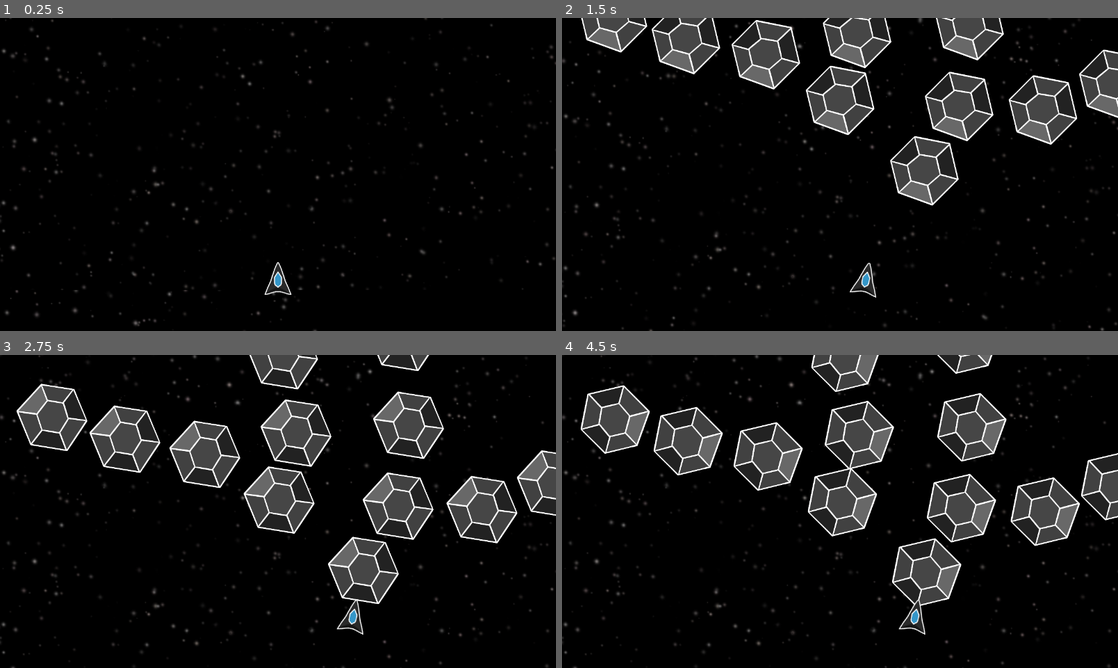
Above: before the commit, frames 1-4 (two rows, left to right).
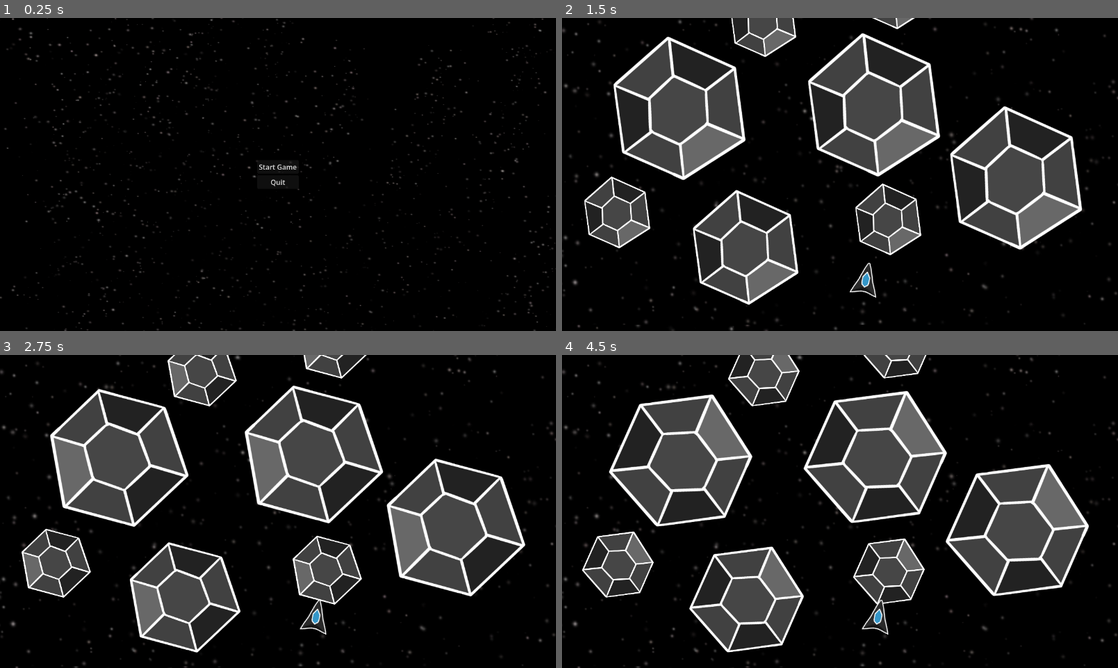
Above: after the commit, the same moments.

Repository: ANooby1890/space-shooter
Game: Godot game, scene res://scenes/main_menu.tscn
Two runs of this game, one before a commit and one after it. Both use one fixed random seed, a clock stepped at 60 frames per second and the inputs below. Before the commit the project starts from res://scenes/levels/level.tscn.
Inputs (mouse positions are in pixels of both pictures, inside the frame that each line leads up to):
- Up to frame 1 (0.25 s): no input
- Up to frame 2 (1.5 s): click (840, 168) at 0.5 s, where only the run after the commit has a clickable "Start Game"; hold D (right) from 1.28 s (still down)
- Up to frame 3 (2.75 s): release D (right) at 2.03 s; hold Left (left) from 2.03 s (still down)
- Up to frame 4 (4.5 s): release Left (left) at 2.78 s; hold D (right) 2.78-4.28 s; hold Left (left) from 4.28 s (still down)

The runs differ from the first frame. In frame 1, 2.6% of the frame differs, in the area x 0-100%, y 0-100%; in frame 2, 44%; in frame 3, 43%; in frame 4, 44%.

Commit message:
add main menu

Diff:
--- a/project.godot
+++ b/project.godot
@@ -11,7 +11,7 @@
 [application]
 
 config/name="New Game Project"
-run/main_scene="uid://dxon0mk8dgivo"
+run/main_scene="uid://2yvq6yiiep7y"
 config/features=PackedStringArray("4.6", "Mobile")
 config/icon="res://icon.svg"
 
--- a/scenes/Foreground/foreground.tscn
+++ /dev/null
@@ -1,9 +0,0 @@
-[gd_scene format=3 uid="uid://b3j5uduj58fx3"]
-
-[ext_resource type="PackedScene" uid="uid://cxu2la4padurf" path="res://scenes/Foreground/Obstacles/meteor.tscn" id="1_2gfar"]
-[ext_resource type="Script" uid="uid://cvyhw27vfoa6e" path="res://scenes/Foreground/foreground.gd" id="1_lqts8"]
-
-[node name="Foreground" type="Node2D" unique_id=6261842]
-script = ExtResource("1_lqts8")
-
-[node name="Meteor" parent="." unique_id=1389272604 instance=ExtResource("1_2gfar")]
--- /dev/null
+++ b/scenes/Foreground/layer.tscn
@@ -0,0 +1,6 @@
+[gd_scene format=3 uid="uid://b3j5uduj58fx3"]
+
+[ext_resource type="Script" uid="uid://cvyhw27vfoa6e" path="res://scenes/Foreground/layer.gd" id="1_lqts8"]
+
+[node name="Layer" type="Node2D" unique_id=1436941233]
+script = ExtResource("1_lqts8")
--- a/scenes/levels/level.tscn
+++ b/scenes/levels/level.tscn
@@ -1,6 +1,6 @@
 [gd_scene format=3 uid="uid://dxon0mk8dgivo"]
 
-[ext_resource type="PackedScene" uid="uid://b3j5uduj58fx3" path="res://scenes/Foreground/foreground.tscn" id="2_mx8sn"]
+[ext_resource type="PackedScene" uid="uid://b3j5uduj58fx3" path="res://scenes/Foreground/layer.tscn" id="2_mx8sn"]
 [ext_resource type="PackedScene" uid="uid://cqow47bch5ocs" path="res://scenes/player.tscn" id="2_w8frs"]
 [ext_resource type="PackedScene" uid="uid://bggpuh2olvcxx" path="res://scenes/Backgrounds/background.tscn" id="3_mx8sn"]
 [ext_resource type="PackedScene" uid="uid://cxu2la4padurf" path="res://scenes/Foreground/Obstacles/meteor.tscn" id="4_2r41h"]
@@ -9,7 +9,7 @@
 [sub_resource type="RectangleShape2D" id="RectangleShape2D_2r41h"]
 size = Vector2(177, 2691)
 
-[node name="EarthLevel" type="Node2D" unique_id=871558593]
+[node name="Level" type="Node2D" unique_id=528998893]
 
 [node name="Background" parent="." unique_id=1164919063 instance=ExtResource("3_mx8sn")]
 scale = Vector2(2, 2)
@@ -17,115 +17,50 @@
 repeat_size = Vector2(0, 720)
 repeat_times = 30
 
-[node name="Foreground" parent="." unique_id=523679410 instance=ExtResource("2_mx8sn")]
+[node name="Layer1" parent="." unique_id=523679410 instance=ExtResource("2_mx8sn")]
 
-[node name="Meteor" parent="Foreground" index="0" unique_id=1389272604]
-position = Vector2(197, -851)
+[node name="SolidMeteor" parent="Layer1" unique_id=1687464699 instance=ExtResource("4_2r41h")]
+position = Vector2(112, -504)
 
-[node name="Meteor10" parent="Foreground" unique_id=1521286142 instance=ExtResource("4_2r41h")]
-position = Vector2(288, -1387)
+[node name="SolidMeteor2" parent="Layer1" unique_id=1880958968 instance=ExtResource("4_2r41h")]
+position = Vector2(-216, -440)
+scale = Vector2(0.4, 0.4)
 
-[node name="Meteor11" parent="Foreground" unique_id=1198219501 instance=ExtResource("4_2r41h")]
-position = Vector2(11, -1345)
+[node name="SolidMeteor3" parent="Layer1" unique_id=1086246007 instance=ExtResource("4_2r41h")]
+position = Vector2(80, -768)
+scale = Vector2(0.5, 0.5)
 
-[node name="Meteor12" parent="Foreground" unique_id=110400011 instance=ExtResource("4_2r41h")]
-position = Vector2(301, -1185)
+[node name="SolidMeteor7" parent="Layer1" unique_id=949580984 instance=ExtResource("4_2r41h")]
+position = Vector2(-128, -1232)
+scale = Vector2(0.5, 0.5)
 
-[node name="Meteor13" parent="Foreground" unique_id=1421842589 instance=ExtResource("4_2r41h")]
-position = Vector2(42, -1167)
+[node name="SolidMeteor8" parent="Layer1" unique_id=1072547369 instance=ExtResource("4_2r41h")]
+position = Vector2(280, -1280)
+scale = Vector2(0.5, 0.5)
 
-[node name="Meteor14" parent="Foreground" unique_id=1131410917 instance=ExtResource("4_2r41h")]
-position = Vector2(3, -1013)
+[node name="SolidMeteor12" parent="Layer1" unique_id=439846078 instance=ExtResource("4_2r41h")]
+position = Vector2(407, -600)
+scale = Vector2(0.5, 0.5)
 
-[node name="Meteor15" parent="Foreground" unique_id=2046328346 instance=ExtResource("4_2r41h")]
-position = Vector2(277, -999)
+[node name="SolidMeteor9" parent="Layer1" unique_id=686650540 instance=ExtResource("4_2r41h")]
+position = Vector2(-48, -1560)
+scale = Vector2(0.5, 0.5)
 
-[node name="Meteor16" parent="Foreground" unique_id=981034635 instance=ExtResource("4_2r41h")]
-position = Vector2(-352, -1153)
+[node name="SolidMeteor4" parent="Layer1" unique_id=1811022972 instance=ExtResource("4_2r41h")]
+position = Vector2(-368, -760)
+scale = Vector2(0.5, 0.5)
 
-[node name="Meteor40" parent="Foreground" unique_id=1687464699 instance=ExtResource("4_2r41h")]
-position = Vector2(-520, -1203)
+[node name="SolidMeteor5" parent="Layer1" unique_id=619901444 instance=ExtResource("4_2r41h")]
+position = Vector2(-176, -960)
 
-[node name="Meteor41" parent="Foreground" unique_id=559466546 instance=ExtResource("4_2r41h")]
-position = Vector2(632, -1050)
+[node name="SolidMeteor6" parent="Layer1" unique_id=1439860424 instance=ExtResource("4_2r41h")]
+position = Vector2(128, -1024)
 
-[node name="Meteor17" parent="Foreground" unique_id=56572936 instance=ExtResource("4_2r41h")]
-position = Vector2(-168, -1118)
+[node name="SolidMeteor10" parent="Layer1" unique_id=1099738064 instance=ExtResource("4_2r41h")]
+position = Vector2(288, -1544)
 
-[node name="Meteor18" parent="Foreground" unique_id=408300129 instance=ExtResource("4_2r41h")]
-position = Vector2(470, -991)
-
-[node name="Meteor19" parent="Foreground" unique_id=720950059 instance=ExtResource("4_2r41h")]
-position = Vector2(-287, -2023)
-
-[node name="Meteor20" parent="Foreground" unique_id=1814549865 instance=ExtResource("4_2r41h")]
-position = Vector2(37, -1826)
-
-[node name="Meteor21" parent="Foreground" unique_id=1519163772 instance=ExtResource("4_2r41h")]
-position = Vector2(243, -1728)
-
-[node name="Meteor22" parent="Foreground" unique_id=440724892 instance=ExtResource("4_2r41h")]
-position = Vector2(-275, -1878)
-
-[node name="Meteor23" parent="Foreground" unique_id=1906465277 instance=ExtResource("4_2r41h")]
-position = Vector2(-55, -1556)
-
-[node name="Meteor24" parent="Foreground" unique_id=400367141 instance=ExtResource("4_2r41h")]
-position = Vector2(219, -1542)
-
-[node name="Meteor25" parent="Foreground" unique_id=1712027561 instance=ExtResource("4_2r41h")]
-position = Vector2(-254, -1473)
-
-[node name="Meteor26" parent="Foreground" unique_id=1573593567 instance=ExtResource("4_2r41h")]
-position = Vector2(-206, -1711)
-
-[node name="Meteor27" parent="Foreground" unique_id=141167214 instance=ExtResource("4_2r41h")]
-position = Vector2(412, -1534)
-
-[node name="Meteor28" parent="Foreground" unique_id=1030406135 instance=ExtResource("4_2r41h")]
-position = Vector2(321, -2466)
-
-[node name="Meteor29" parent="Foreground" unique_id=272666158 instance=ExtResource("4_2r41h")]
-position = Vector2(52, -2436)
-
-[node name="Meteor30" parent="Foreground" unique_id=598575931 instance=ExtResource("4_2r41h")]
-position = Vector2(276, -2252)
-
-[node name="Meteor31" parent="Foreground" unique_id=1440762917 instance=ExtResource("4_2r41h")]
-position = Vector2(287, -2081)
-
-[node name="Meteor32" parent="Foreground" unique_id=1314293396 instance=ExtResource("4_2r41h")]
-position = Vector2(114, -2058)
-
-[node name="Meteor33" parent="Foreground" unique_id=1358415999 instance=ExtResource("4_2r41h")]
-position = Vector2(-242, -2176)
-
-[node name="Meteor34" parent="Foreground" unique_id=1304192883 instance=ExtResource("4_2r41h")]
-position = Vector2(-42, -1987)
-
-[node name="Meteor35" parent="Foreground" unique_id=891656739 instance=ExtResource("4_2r41h")]
-position = Vector2(-17, -2190)
-
-[node name="Meteor36" parent="Foreground" unique_id=712220033 instance=ExtResource("4_2r41h")]
-position = Vector2(206, -1884)
-
-[node name="Meteor37" parent="Foreground" unique_id=974117828 instance=ExtResource("4_2r41h")]
-position = Vector2(-224, -2355)
-
-[node name="Meteor38" parent="Foreground" unique_id=1492574480 instance=ExtResource("4_2r41h")]
-position = Vector2(-415, -2237)
-
-[node name="Meteor39" parent="Foreground" unique_id=1707040835 instance=ExtResource("4_2r41h")]
-position = Vector2(442, -2171)
-
-[node name="Meteor42" parent="Foreground" unique_id=1898457379 instance=ExtResource("4_2r41h")]
-position = Vector2(-186, -2534)
-
-[node name="Meteor43" parent="Foreground" unique_id=237807290 instance=ExtResource("4_2r41h")]
-position = Vector2(-105, -2667)
-
-[node name="Meteor44" parent="Foreground" unique_id=1054291736 instance=ExtResource("4_2r41h")]
-position = Vector2(192, -2581)
+[node name="SolidMeteor11" parent="Layer1" unique_id=692973020 instance=ExtResource("4_2r41h")]
+position = Vector2(-512, -520)
 
 [node name="Player" parent="." unique_id=562159398 instance=ExtResource("2_w8frs")]
 
@@ -148,4 +83,4 @@
 shape = SubResource("RectangleShape2D_2r41h")
 
 [editable path="Background"]
-[editable path="Foreground"]
+[editable path="Layer1"]
--- /dev/null
+++ b/scenes/main_menu.gd
@@ -0,0 +1,16 @@
+extends Control
+
+
+# Called when the node enters the scene tree for the first time.
+func _ready() -> void:
+	pass # Replace with function body.
+
+
+# Called every frame. 'delta' is the elapsed time since the previous frame.
+func _process(delta: float) -> void:
+	pass
+
+
+func _on_start_button_pressed() -> void:
+	# Replace the path below with the actual path to your game's first level
+	get_tree().change_scene_to_file("res://scenes/levels/level.tscn")
--- /dev/null
+++ b/scenes/main_menu.tscn
@@ -0,0 +1,42 @@
+[gd_scene format=3 uid="uid://2yvq6yiiep7y"]
+
+[ext_resource type="Script" uid="uid://38s3dlwmc6i1" path="res://scenes/main_menu.gd" id="1_ekxnf"]
+[ext_resource type="Texture2D" uid="uid://tremf3ig7f1j" path="res://SpaceShooterRedux/Backgrounds/background1.png" id="1_l6cm7"]
+
+[node name="MainMenu" type="Control" unique_id=1321718083]
+layout_mode = 3
+anchors_preset = 15
+anchor_right = 1.0
+anchor_bottom = 1.0
+grow_horizontal = 2
+grow_vertical = 2
+script = ExtResource("1_ekxnf")
+
+[node name="ColorRect" type="TextureRect" parent="." unique_id=1127100974]
+layout_mode = 0
+offset_right = 1288.0
+offset_bottom = 728.0
+texture = ExtResource("1_l6cm7")
+
+[node name="CenterContainer" type="CenterContainer" parent="." unique_id=1568220491]
+layout_mode = 1
+anchors_preset = 15
+anchor_right = 1.0
+anchor_bottom = 1.0
+grow_horizontal = 2
+grow_vertical = 2
+
+[node name="VBoxContainer" type="VBoxContainer" parent="CenterContainer" unique_id=1182821967]
+layout_mode = 2
+
+[node name="StartButton" type="Button" parent="CenterContainer/VBoxContainer" unique_id=293340843]
+layout_mode = 2
+text = "Start Game
+"
+
+[node name="QuitButton" type="Button" parent="CenterContainer/VBoxContainer" unique_id=731556297]
+layout_mode = 2
+text = "Quit
+"
+
+[connection signal="pressed" from="CenterContainer/VBoxContainer/StartButton" to="." method="_on_start_button_pressed"]
--- a/scenes/player.tscn
+++ b/scenes/player.tscn
@@ -10,4 +10,4 @@
 texture = ExtResource("2_g2els")
 
 [node name="CollisionPolygon2D" type="CollisionPolygon2D" parent="." unique_id=487485815]
-polygon = PackedVector2Array(0, -11, 0, -38, -25, 25, -18, 36, 0, 30, 17, 36, 25, 25, 0, -38)
+polygon = PackedVector2Array(-26, 28, 25, 28, 0, -36)
Renamed: scenes/Foreground/foreground.gd -> scenes/Foreground/layer.gd
Renamed: scenes/Foreground/foreground.gd.uid -> scenes/Foreground/layer.gd.uid
Not shown, added: scenes/main_menu.gd.uid
